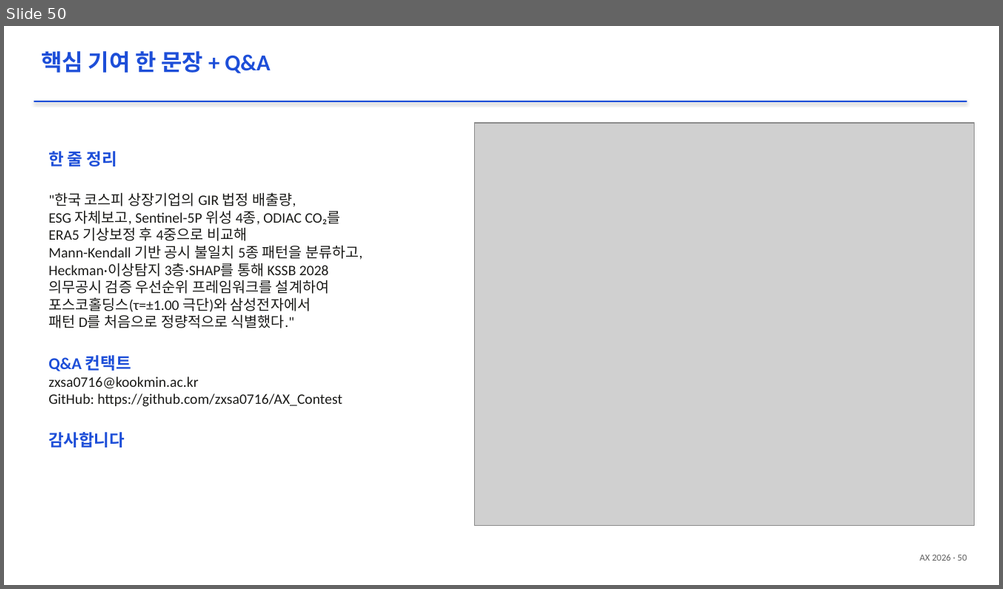
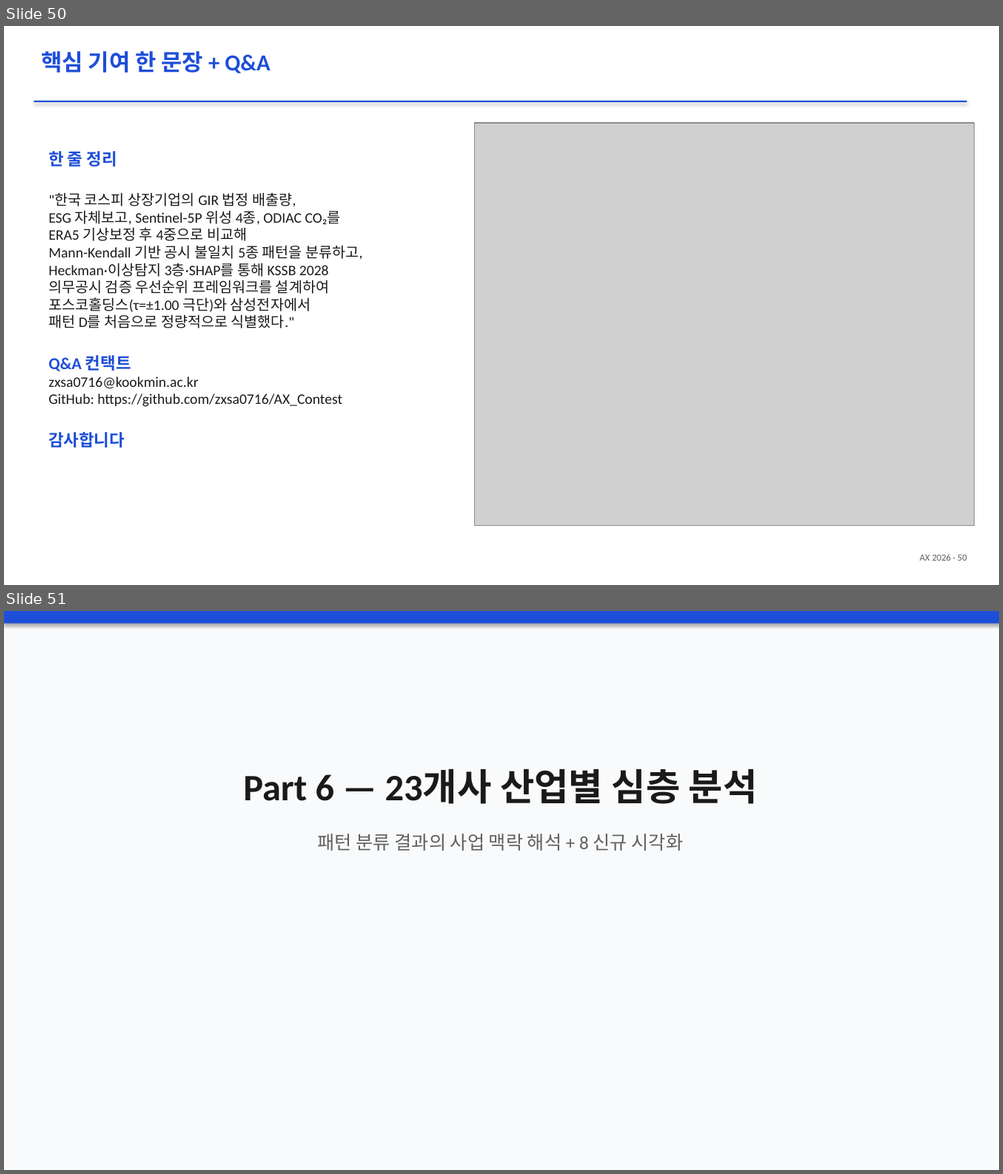
Before and after one commit to zxsa0716/AX_Contest, a slide deck: report/AX_contest_2026_presentation.pptx. Shown one above the other, each under a label of ours: slide 50 before the commit, slides 50 and 51 after it. The pictures are 1003x589 and 1003x1174 pixels, drawn with LibreOffice and Linux fonts; fonts in the diff are those of the drawing; grey boxes stand for pictures. Boxes give left, top, right and bottom in pixels: in the first picture for what was removed or moved away, otherwise in the second. Text is boxed around its words. In the diff, an @@ line names an element or a change of style, - is before the commit and + after.

```diff
--- a/report/AX_contest_2026_presentation.pptx
+++ b/report/AX_contest_2026_presentation.pptx
@@ slide 51 added at (x1=4, y1=611, x2=999, y2=1170), background #FFFFFF @@
@@ rectangle added at (x1=4, y1=611, x2=999, y2=1170), fill #F8FAFC @@
@@ rectangle added at (x1=4, y1=611, x2=999, y2=623), fill #1D4ED8 @@
@@ text added at (x1=243, y1=769, x2=757, y2=851), 18 pt, text #606060 @@
+Part 6 — 23개사 산업별 심층 분석
+패턴 분류 결과의 사업 맥락 해석 + 8 신규 시각화
```
Also in this commit, not shown: 9 other slides added, 13 other files.
